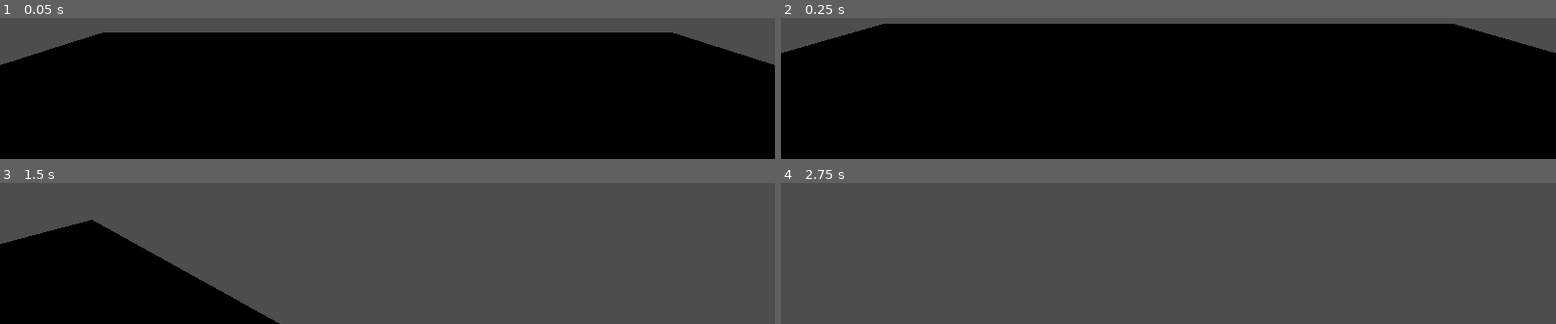
Above: before the commit, frames 1-4 (two rows, left to right).
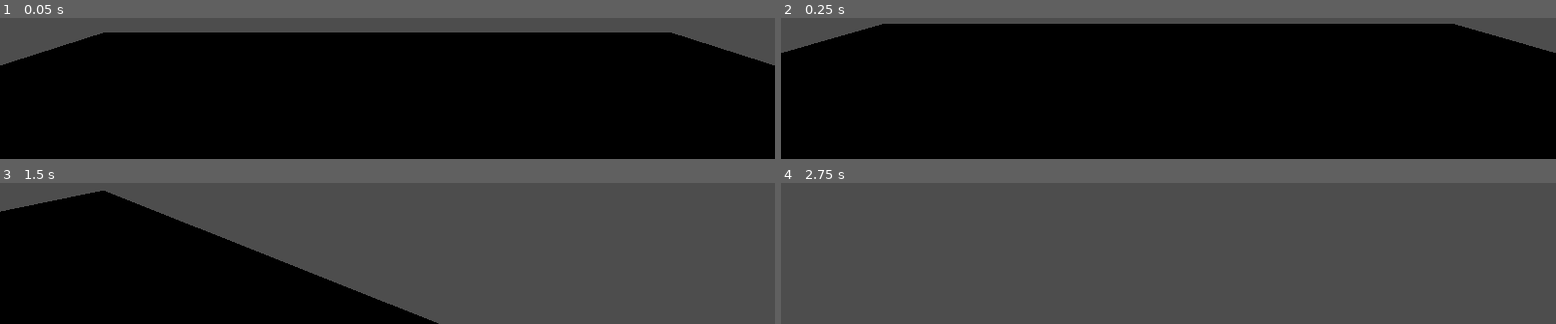
Above: after the commit, the same moments.

Repository: ztamagoru/LaboratorioII
Game: Godot game, scene res://scene_test.tscn
The game is run twice, just before and just after one commit, with the same random seed, the same clock (stepped at 60 frames per second) and the same inputs. The engine's default icon, where the game draws it, is replaced by a stand-in: a white triangle on a blue panel in a dark square.
Inputs (mouse positions are in pixels of both pictures, inside the frame that each line leads up to):
- Up to frame 1 (0.05 s): no input
- Up to frame 2 (0.25 s): no input
- Up to frame 3 (1.5 s): tap Enter at 0.5 s; move the mouse to (outside the picture) at 0.52 s; hold W (move_forward) from 0.53 s (still down); tap Space (move_jump) at 0.6, 0.77, 1.07, 1.35 s; move the mouse to (outside the picture) at 1.27 s
- Up to frame 4 (2.75 s): keep holding W (move_forward); tap Space (move_jump) at 1.52, 1.82, 2.1 s; move the mouse to (outside the picture) at 2.02 s

The runs differ from the first frame. In frame 1, less than 0.1% of the frame differs, in the area x 0-100%, y 10-34%; in frame 2, less than 0.1%; in frame 3, 15%, in the area x 0-57%, y 5-100%; in frame 4, nothing differs.

Commit message:
added fsm with idle, falling, jumping and walking states

Diff:
--- a/scenes/components/player/player.gd
+++ b/scenes/components/player/player.gd
@@ -1,28 +1,10 @@
 extends CharacterBody3D
 
 const speed : float = 5.0
+const jump_force : float = 3.5
 const jump_velocity : float = 4.5
-const gravity : float = 9.0
+const gravity : float = 8.0
 
-func _process(delta: float) -> void:
+func _process(_delta) -> void:
 	if Input.is_key_pressed(KEY_ESCAPE):
 		get_tree().quit()
-
-func _physics_process(delta: float) -> void:
-	if not is_on_floor():
-		velocity.y -= gravity * delta
-
-	if Input.is_action_just_pressed("move_jump") and is_on_floor():
-		velocity.y = jump_velocity
-
-	var input_dir := Input.get_vector("move_left", "move_right", "move_forward", "move_backwards")
-	var direction := (transform.basis * Vector3(input_dir.x, 0, input_dir.y)).normalized()
-
-	if direction:
-		velocity.x = direction.x * speed
-		velocity.z = direction.z * speed
-	else:
-		velocity.x = move_toward(velocity.x, 0, speed)
-		velocity.z = move_toward(velocity.z, 0, speed)
-
-	move_and_slide()
--- a/scenes/components/player/player.tscn
+++ b/scenes/components/player/player.tscn
@@ -1,7 +1,12 @@
-[gd_scene load_steps=5 format=3 uid="uid://lo8hel43hvuk"]
+[gd_scene load_steps=10 format=3 uid="uid://lo8hel43hvuk"]
 
 [ext_resource type="Script" uid="uid://cyds8q3dmlcb3" path="res://scenes/components/player/player.gd" id="1_1xbud"]
 [ext_resource type="Script" uid="uid://bx85bjwpsd5se" path="res://scenes/components/player/player_camera.gd" id="2_2oloj"]
+[ext_resource type="Script" uid="uid://djsaxmjtfx8g3" path="res://scripts/fsm/fsm.gd" id="3_c8uok"]
+[ext_resource type="Script" uid="uid://mv8nikkecad4" path="res://scenes/components/player/states/idle.gd" id="4_tcka2"]
+[ext_resource type="Script" uid="uid://6sj3ia7fne8w" path="res://scenes/components/player/states/fall.gd" id="5_frspl"]
+[ext_resource type="Script" uid="uid://sxd7rl0nyqv7" path="res://scenes/components/player/states/jump.gd" id="6_aes0s"]
+[ext_resource type="Script" uid="uid://mv5gfj0t68y4" path="res://scenes/components/player/states/walk.gd" id="7_tw4o5"]
 
 [sub_resource type="CapsuleMesh" id="CapsuleMesh_imdkq"]
 
@@ -22,3 +27,23 @@
 camera_sensitivity = 0.5
 
 [node name="Camera3D" type="Camera3D" parent="Head"]
+
+[node name="FSM" type="Node3D" parent="." node_paths=PackedStringArray("player")]
+script = ExtResource("3_c8uok")
+player = NodePath("..")
+
+[node name="Idle" type="Node3D" parent="FSM"]
+script = ExtResource("4_tcka2")
+metadata/_custom_type_script = "uid://jisrfp474nbq"
+
+[node name="Fall" type="Node3D" parent="FSM"]
+script = ExtResource("5_frspl")
+metadata/_custom_type_script = "uid://jisrfp474nbq"
+
+[node name="Jump" type="Node3D" parent="FSM"]
+script = ExtResource("6_aes0s")
+metadata/_custom_type_script = "uid://jisrfp474nbq"
+
+[node name="Walk" type="Node3D" parent="FSM"]
+script = ExtResource("7_tw4o5")
+metadata/_custom_type_script = "uid://jisrfp474nbq"
--- /dev/null
+++ b/scenes/components/player/states/fall.gd
@@ -0,0 +1,30 @@
+extends State
+
+func enter():
+	print(name)
+
+func update(_delta):
+	pass
+
+func physics_update(delta):
+	if player.is_on_floor():
+		get_parent().change_state("Idle")
+		return
+
+	var input_dir = Input.get_vector("move_left", "move_right", "move_forward", "move_backwards")
+	var direction = (player.transform.basis * Vector3(input_dir.x, 0, input_dir.y)).normalized()
+
+	if direction != Vector3.ZERO:
+		player.velocity.x = direction.x * player.speed
+		player.velocity.z = direction.z * player.speed
+	else:
+		player.velocity.x = move_toward(player.velocity.x, 0, player.speed)
+		player.velocity.z = move_toward(player.velocity.z, 0, player.speed)
+
+	if player.velocity.y > -player.gravity:
+		player.velocity.y -= player.gravity * delta
+
+	player.move_and_slide()
+
+func exit():
+	pass
--- /dev/null
+++ b/scenes/components/player/states/idle.gd
@@ -0,0 +1,33 @@
+extends State
+
+func enter():
+	print(name)
+
+func update(_delta):
+	pass
+
+func physics_update(_delta):
+	if not player.is_on_floor():
+		get_parent().change_state("Fall")
+		return
+
+	if Input.is_action_just_pressed("move_jump"):
+		get_parent().change_state("Jump")
+		return
+
+	var input_dir = Input.get_vector("move_left", "move_right", "move_forward", "move_backwards")
+	var direction = (player.transform.basis * Vector3(input_dir.x, 0, input_dir.y)).normalized()
+
+	if direction != Vector3.ZERO:
+		player.velocity.x = direction.x * player.speed
+		player.velocity.z = direction.z * player.speed
+		player.move_and_slide()
+
+		get_parent().change_state("Walk")
+		return
+	else:
+		player.velocity.x = move_toward(player.velocity.x, 0, player.speed)
+		player.velocity.z = move_toward(player.velocity.z, 0, player.speed)
+
+func exit():
+	pass
--- /dev/null
+++ b/scenes/components/player/states/jump.gd
@@ -0,0 +1,31 @@
+extends State
+
+func enter():
+	player.velocity.y = player.jump_force
+	print(name)
+
+func update(_delta):
+	pass
+
+func physics_update(delta):
+	player.velocity.y -= player.gravity * delta
+
+	if player.velocity.y < 0:
+		get_parent().change_state("Fall")
+		return
+
+	var input_dir = Input.get_vector("move_left", "move_right", "move_forward", "move_backwards")
+	var direction = (player.transform.basis * Vector3(input_dir.x, 0, input_dir.y)).normalized()
+
+	if direction != Vector3.ZERO:
+		player.velocity.x = direction.x * player.speed
+		player.velocity.z = direction.z * player.speed
+	else:
+		player.velocity.x = move_toward(player.velocity.x, 0, player.speed)
+		player.velocity.z = move_toward(player.velocity.z, 0, player.speed)
+
+	player.move_and_slide()
+
+
+func exit():
+	pass
--- /dev/null
+++ b/scenes/components/player/states/walk.gd
@@ -0,0 +1,33 @@
+extends State
+
+func enter():
+	print(name)
+
+func update(_delta):
+	pass
+
+func physics_update(_delta):
+	if not player.is_on_floor():
+		get_parent().change_state("Fall")
+		return
+
+	if Input.is_action_just_pressed("move_jump"):
+		get_parent().change_state("Jump")
+		return
+
+	var input_dir = Input.get_vector("move_left", "move_right", "move_forward", "move_backwards")
+	var direction = (player.transform.basis * Vector3(input_dir.x, 0, input_dir.y)).normalized()
+
+	if direction != Vector3.ZERO:
+		player.velocity.x = direction.x * player.speed
+		player.velocity.z = direction.z * player.speed
+		player.move_and_slide()
+	else:
+		player.velocity.x = move_toward(player.velocity.x, 0, player.speed)
+		player.velocity.z = move_toward(player.velocity.z, 0, player.speed)
+
+		get_parent().change_state("Idle")
+		return
+
+func exit():
+	pass
--- /dev/null
+++ b/scripts/fsm/fsm.gd
@@ -0,0 +1,21 @@
+extends Node3D
+class_name StateMachine
+
+@export var player : CharacterBody3D
+
+var current_state : State
+
+func _ready():
+	current_state = get_child(0)
+	current_state.enter()
+
+func _process(delta):
+	current_state.update(delta)
+
+func _physics_process(delta):
+	current_state.physics_update(delta)
+
+func change_state(next_state : String):
+	current_state.exit()
+	current_state = get_node(next_state)
+	current_state.enter()
--- /dev/null
+++ b/scripts/fsm/state.gd
@@ -0,0 +1,19 @@
+extends Node3D
+class_name State
+
+var player : CharacterBody3D
+
+func _ready():
+	player = get_parent().player
+
+func enter():
+	pass
+
+func update(_delta):
+	pass
+
+func physics_update(_delta):
+	pass
+
+func exit():
+	pass
Not shown, added: scenes/components/player/states/fall.gd.uid
Not shown, added: scenes/components/player/states/idle.gd.uid
Not shown, added: scenes/components/player/states/jump.gd.uid
Not shown, added: scenes/components/player/states/walk.gd.uid
Not shown, added: scripts/fsm/fsm.gd.uid
Not shown, added: scripts/fsm/state.gd.uid
